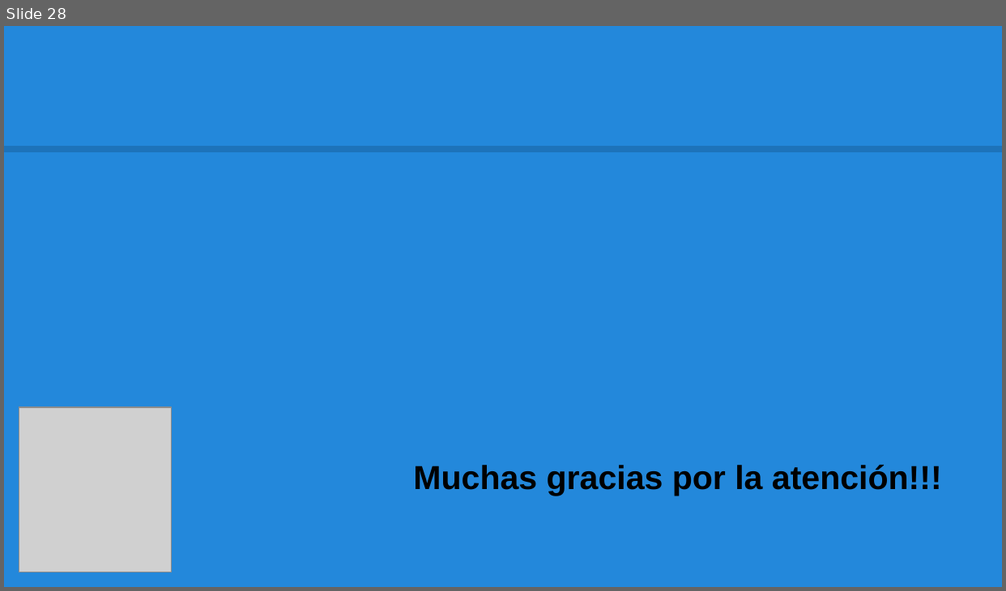
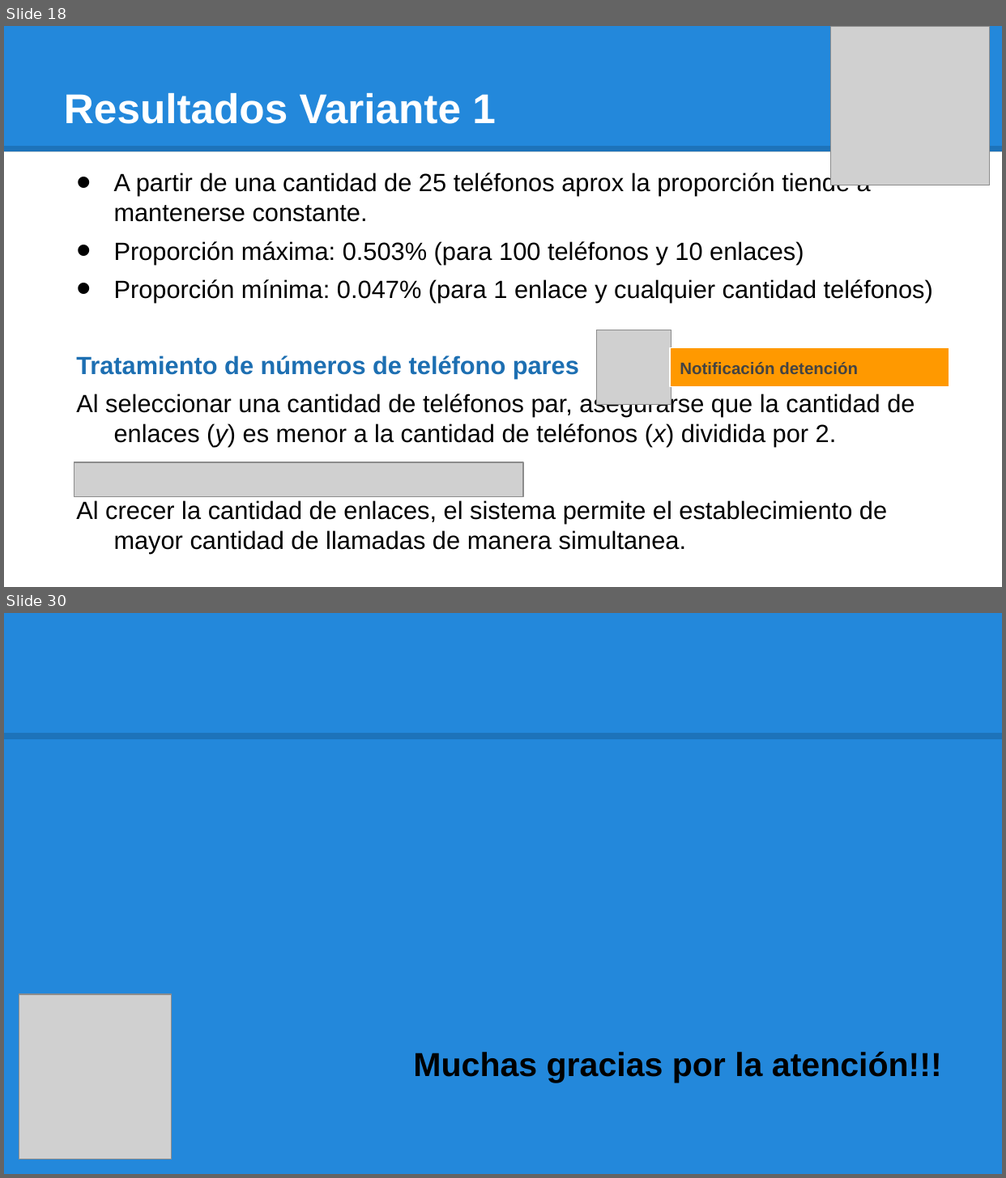
Before and after one commit to jampys/simulacion_informe, a slide deck: TF_SIMULACION_PRESENTACION.pptx. Shown one above the other, each under a label of ours: slide 28 before the commit, slides 18 and 30 after it; the slides between them are not shown. The pictures are 1006x591 and 1006x1178 pixels, drawn with LibreOffice and Linux fonts; fonts in the diff are those of the drawing; grey boxes stand for pictures. Boxes give left, top, right and bottom in pixels: in the first picture for what was removed or moved away, otherwise in the second. Text is boxed around its words. In the diff, an @@ line names an element or a change of style, - is before the commit and + after.

```diff
--- a/TF_SIMULACION_PRESENTACION.pptx
+++ b/TF_SIMULACION_PRESENTACION.pptx
@@ slide 18 added at [4,26,1002,587], background #FFFFFF; not listed: 1 template element that a slide beside it also shows @@
@@ rectangle added at [4,26,1002,152], fill #2388DB @@
@@ picture added at [830,26,989,185] @@
@@ title added at [64,92,496,124], 30 pt, text #FFFFFF, bold @@
+Resultados Variante 1
@@ text added at [76,172,933,554], 18 pt, text #000000 @@
+• A partir de una cantidad de 25 teléfonos aprox la proporción tiende a mantenerse constante.
+• Proporción máxima: 0.503% (para 100 teléfonos y 10 enlaces)
+• Proporción mínima: 0.047% (para 1 enlace y cualquier cantidad teléfonos)
+Tratamiento de números de teléfono pares
+Al seleccionar una cantidad de teléfonos par, asegurarse que la cantidad de enlaces (y) es menor a la cantidad de teléfonos (x) dividida por 2.
+Al crecer la cantidad de enlaces, el sistema permite el establecimiento de mayor cantidad de llamadas de manera simultanea.
@@ picture added at [597,331,671,405] @@
@@ rectangle added at [670,348,948,387], fill #FF9900, outline #FFFFFF 0.75 pt, 12 pt, text #434343, bold @@
+Notificación detención
@@ picture added at [74,463,523,497] @@
@@ what was slide 28 is now slide 30 @@
```
Also in this commit, not shown: 4 slides changed, 24 other slides added, 23 slides removed.
